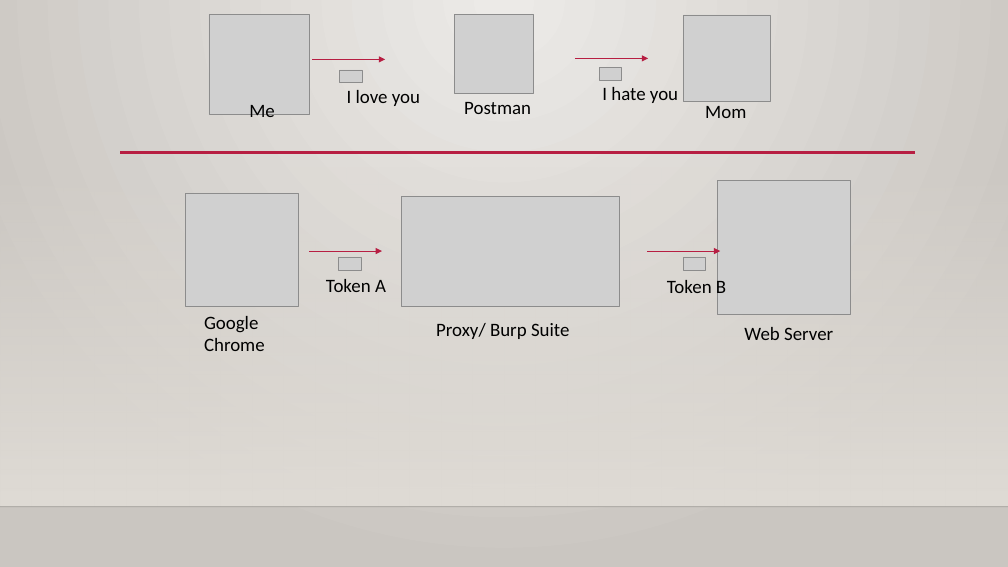
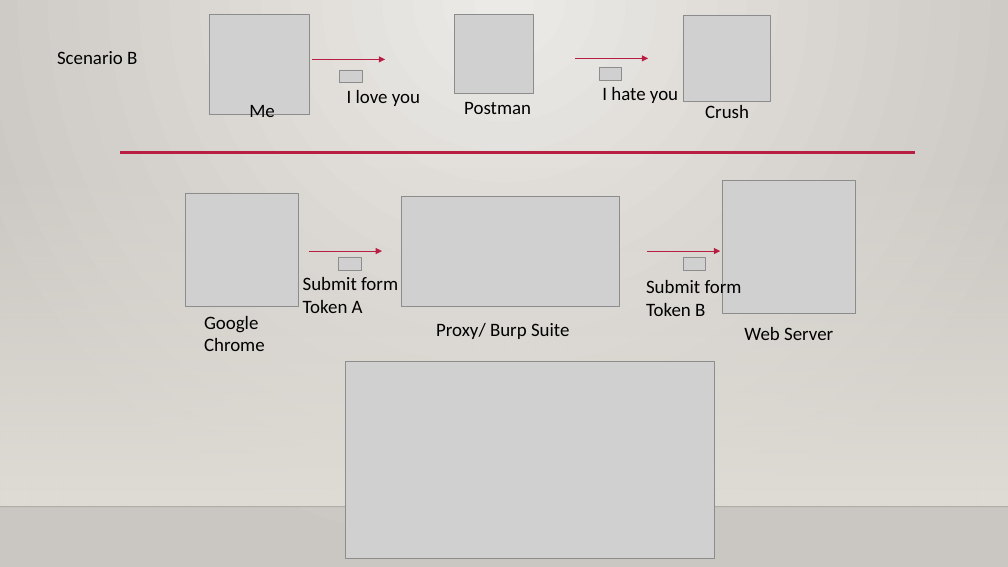
Before and after one commit to Applebois/Presentation-Slides, a slide deck: slide 9 of What Hacker Do In Their Daily Task/Slides.pptx (slide 5 before the commit). Drawn at 1008x567 pixels with LibreOffice and Linux fonts; fonts in the diff are those of the drawing; grey boxes stand for pictures; background and template pictures are left out. Boxes give left, top, right and bottom in pixels: in the first picture for what was removed or moved away, otherwise in the second. Text is boxed around its words. In the diff, an @@ line names an element or a change of style, - is before the commit and + after.

```diff
--- a/What Hacker Do In Their Daily Task/Slides.pptx
+++ b/What Hacker Do In Their Daily Task/Slides.pptx
@@ text added at [57,51,137,64], 18 pt, text #000000 @@
+Scenario B
@@ text at [705,105,749,118]: text changed @@
-Mom
+Crush
@@ picture: place and size @@
-picture at [718,181,851,314]
+picture at [723,180,856,313]
@@ text "Submit form": place and size @@
-text "Submit form" at [326,279,386,292]
+text "Submit form" at [303,277,398,313]
@@ text at [303,277,398,290]: paragraph added @@
+Submit form
@@ text "Submit form": place and size @@
-text "Submit form" at [667,278,726,299]
+text "Submit form" at [646,278,742,316]
@@ text at [646,278,742,299]: paragraph added @@
+Submit form
@@ picture added at [346,361,715,559] @@
```
Also in this commit, not shown: 4 other slides changed, 4 slides added.
